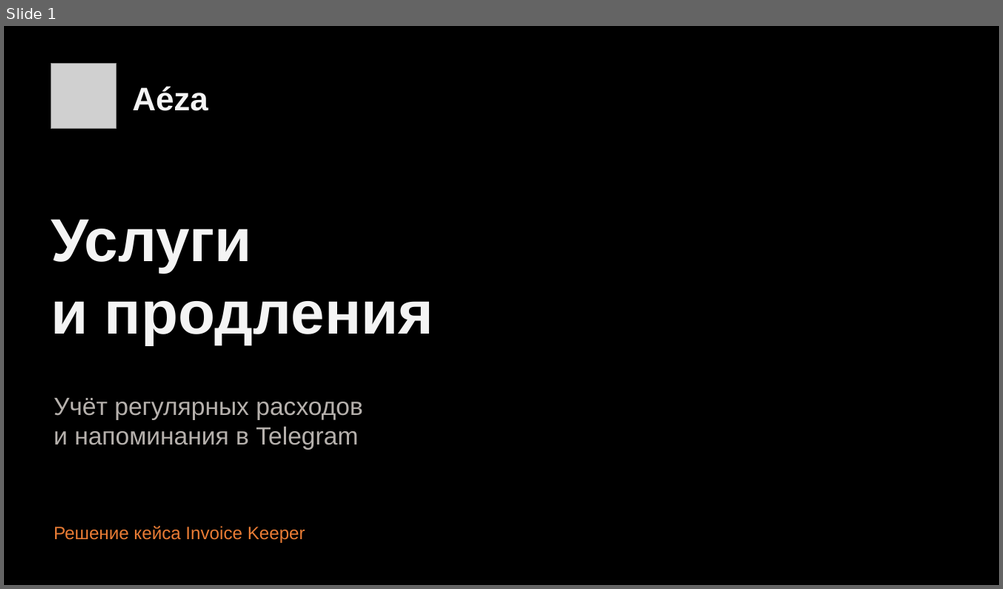
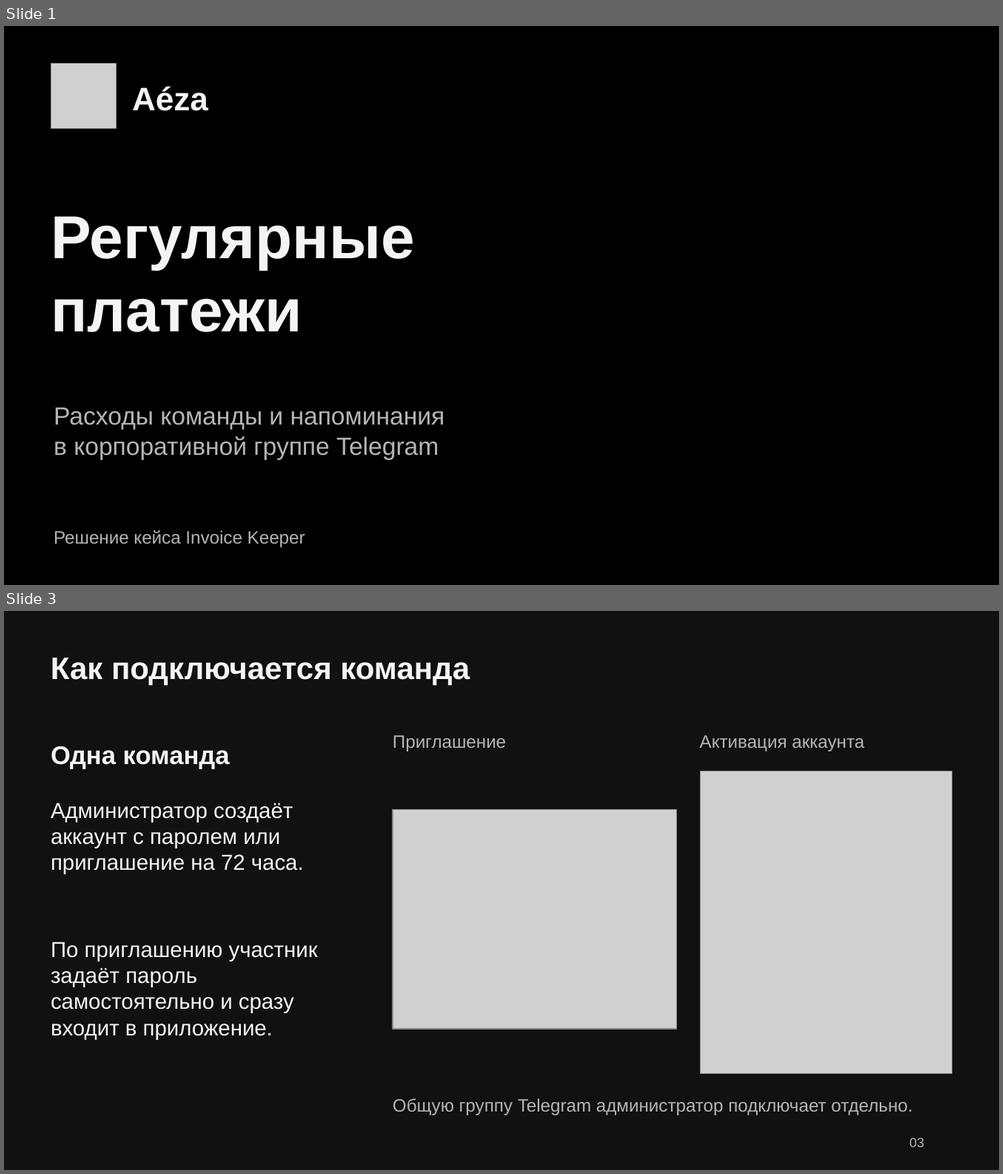
Before and after one commit to MadSparr0w0/aeza-renewals, a slide deck: deliverables/Rex_aeza_InvoiceKeeper.pptx. Shown one above the other, each under a label of ours: slide 1 before the commit, slides 1 and 3 after it; the slides between them are not shown. The pictures are 1003x589 and 1003x1174 pixels, drawn with LibreOffice and Linux fonts; fonts in the diff are those of the drawing; grey boxes stand for pictures. Boxes give left, top, right and bottom in pixels: in the first picture for what was removed or moved away, otherwise in the second. Text is boxed around its words. In the diff, an @@ line names an element or a change of style, - is before the commit and + after.

```diff
--- a/deliverables/Rex_aeza_InvoiceKeeper.pptx
+++ b/deliverables/Rex_aeza_InvoiceKeeper.pptx
@@ slide 3 added at bbox=[4, 611, 999, 1170], background #111111 @@
@@ text added at bbox=[51, 658, 469, 685], 30 pt, text #F4F4F4, bold @@
+Как подключается команда
@@ text added at bbox=[392, 735, 506, 752], 17.2 pt, text #B5B5B5 @@
+Приглашение
@@ text added at bbox=[700, 735, 864, 752], 17.2 pt, text #B5B5B5 @@
+Активация аккаунта
@@ text added at bbox=[51, 746, 230, 769], 24.8 pt, text #F4F4F4, bold @@
+Одна команда
@@ picture added at bbox=[700, 772, 952, 1074] @@
@@ text added at bbox=[51, 803, 304, 874], 21 pt, text #F4F4F4 @@
+Администратор создаёт аккаунт с паролем или приглашение на 72 часа.
@@ picture added at bbox=[392, 810, 676, 1030] @@
@@ text added at bbox=[51, 942, 318, 1040], 21 pt, text #F4F4F4 @@
+По приглашению участник задаёт пароль самостоятельно и сразу входит в приложение.
@@ text added at bbox=[392, 1099, 912, 1116], 17.2 pt, text #B5B5B5 @@
+Общую группу Telegram администратор подключает отдельно.
@@ text added at bbox=[909, 1138, 924, 1147], 12.8 pt, text #B5B5B5 @@
+03
@@ slide 1 changed as well @@
@@ text at bbox=[51, 216, 415, 332]: text changed @@
-Услуги
-и продления
+Регулярные
+платежи
@@ text at bbox=[54, 408, 445, 460]: text changed; text colour #B6B1AD to #B5B5B5 @@
-Учёт регулярных расходов
-и напоминания в Telegram
+Расходы команды и напоминания
+в корпоративной группе Telegram
@@ text "Решение кейса Invoice Keeper" at bbox=[54, 531, 305, 548]: text colour #E97C35 to #B5B5B5 @@
```
Also in this commit, not shown: 6 other slides changed, 7 other slides added, 8 slides removed, 9 other files.
